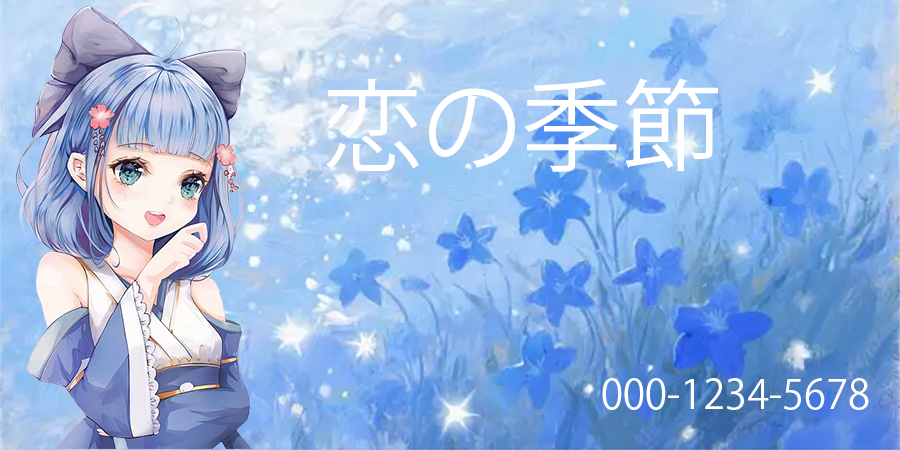
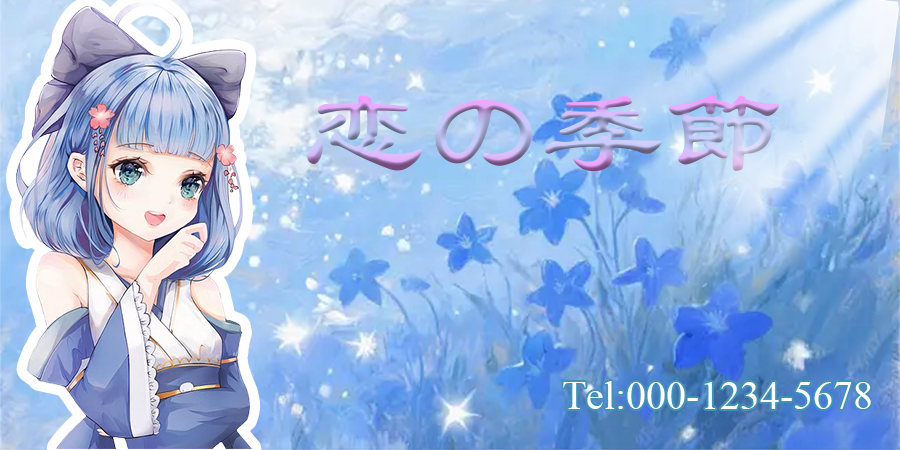
The second 900x450 image is a revision of the first. Changes to its layers:
added layer "star" (3rd of 6) (50%) above "star" over (630, 75, 881, 268)
renamed "000-1234-5678" to "Tel:000-1234-5678", painted on it over (563, 378, 871, 410)
painted on "恋の季節" over (307, 78, 779, 172)
added layer "huaban-[number]" above "huaban-[number]" over (456, 0, 900, 411)